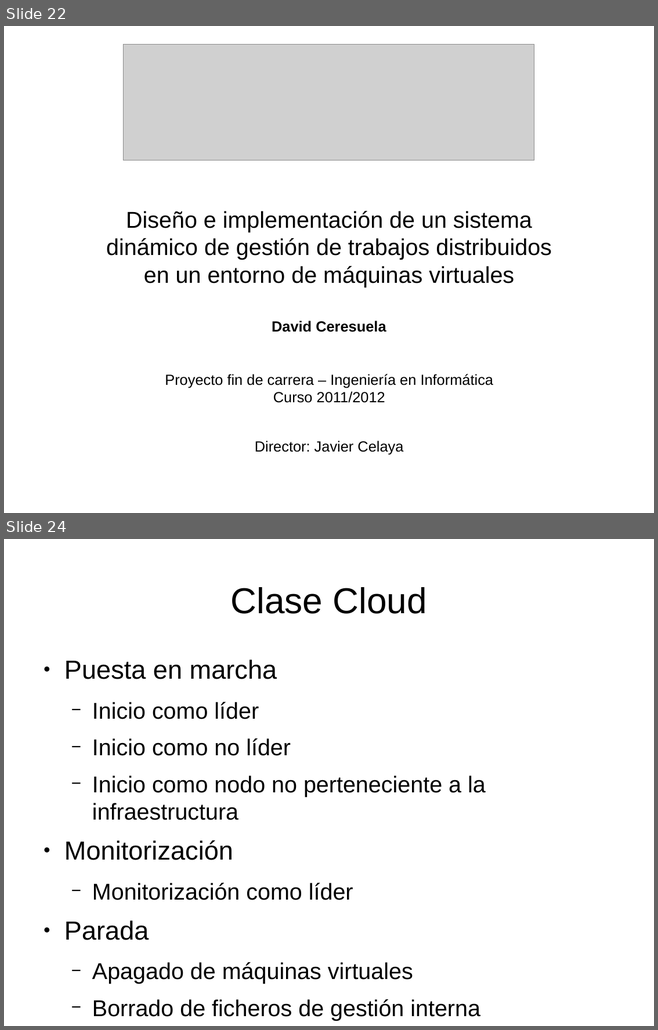
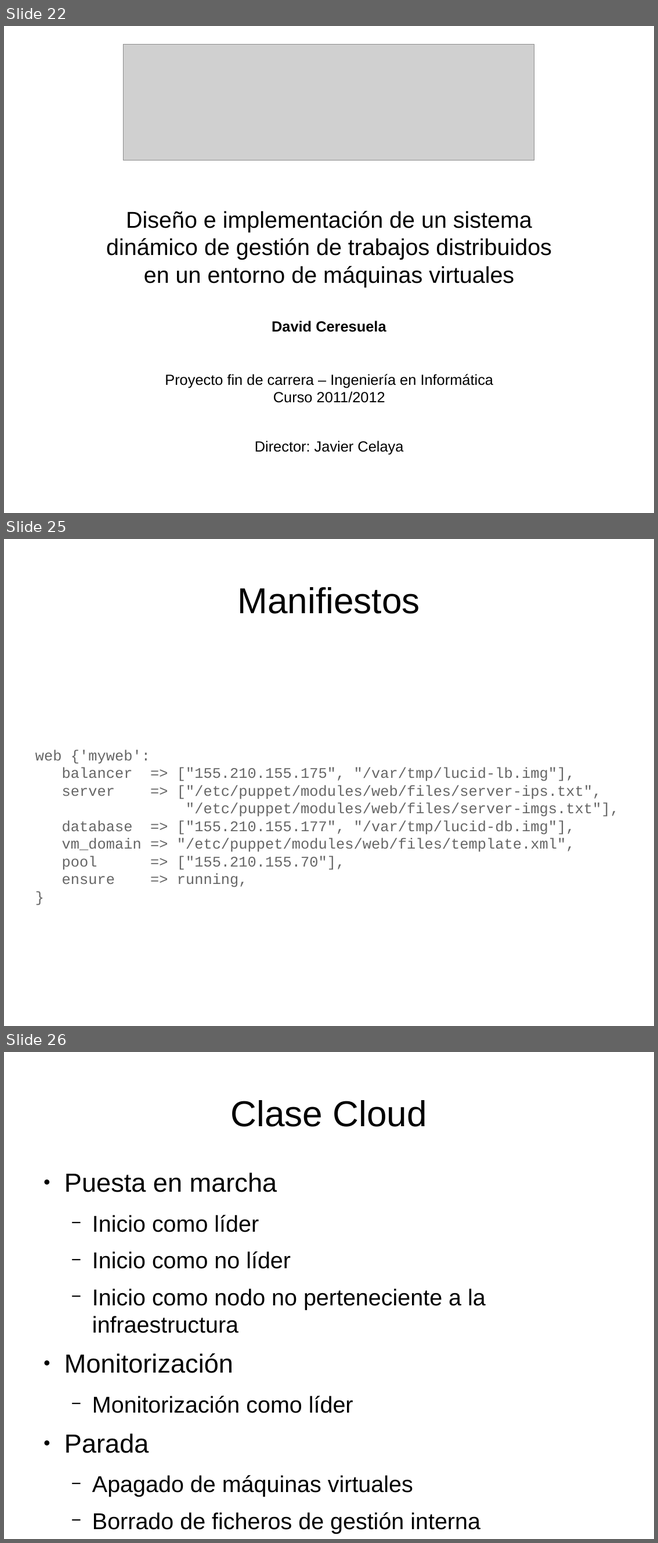
Before and after one commit to dcere/pfc, a slide deck: adm/presentacion/presentacion.odp. Shown one above the other, each under a label of ours: slides 22 and 24 before the commit, slides 22, 25 and 26 after it; the slides between them are not shown. The pictures are 658x1030 and 658x1543 pixels, drawn with LibreOffice and Linux fonts; fonts in the diff are those of the drawing; grey boxes stand for pictures. Boxes give left, top, right and bottom in pixels: in the first picture for what was removed or moved away, otherwise in the second. Text is boxed around its words. In the diff, an @@ line names an element or a change of style, - is before the commit and + after.

```diff
--- a/adm/presentacion/presentacion.odp
+++ b/adm/presentacion/presentacion.odp
@@ slide 25 added at (x1=4, y1=539, x2=654, y2=1026), background #FFFFFF @@
@@ title added at (x1=238, y1=587, x2=420, y2=614), 44 pt, text #000000 @@
+Manifiestos
@@ text added at (x1=35, y1=750, x2=619, y2=887), 18 pt, text #666666 @@
+web {'myweb':
+balancer => ["155.210.155.175", "/var/tmp/lucid-lb.img"],
+server => ["/etc/puppet/modules/web/files/server-ips.txt",
+"/etc/puppet/modules/web/files/server-imgs.txt"],
+database => ["155.210.155.177", "/var/tmp/lucid-db.img"],
+vm_domain => "/etc/puppet/modules/web/files/template.xml",
+pool => ["155.210.155.70"],
+ensure => running,
+}
@@ what was slide 24 is now slide 26 @@
```
Also in this commit, not shown: 3 slides changed, 1 other slide added, 1 other file.
